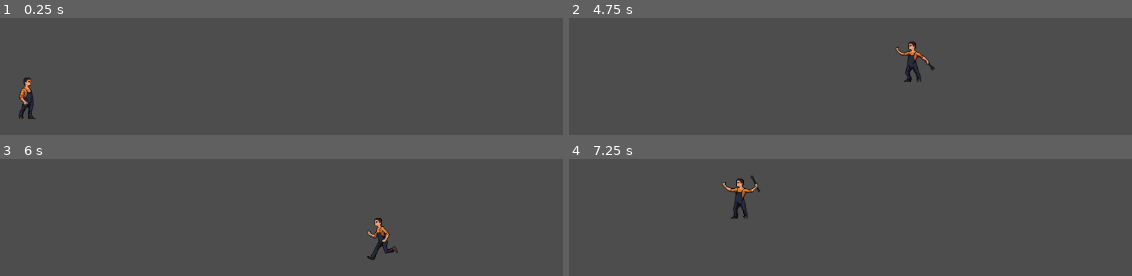
Above: before the commit, frames 1-4 (two rows, left to right).
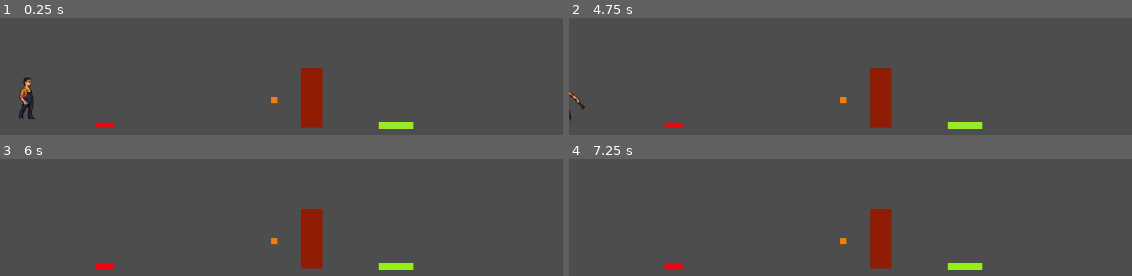
Above: after the commit, the same moments.

Repository: SamarthGuptha/echoarchitect
Game: Godot game, scene res://main.tscn
Same seed, same stepped clock (60 frames per second), same inputs: the game is played once before the commit and once after it.
Inputs:
- Up to frame 1 (0.25 s): no input
- Up to frame 2 (4.75 s): tap Enter at 0.5 s; hold D (move_right) 0.53-2.03 s; tap R (record) every 0.75 s from 0.6 to 4.35 s; tap Space (jump) at 0.77, 1.52, 3.02, 3.77, 4.52 s; hold A (move_left) 2.03-2.78 s; hold D (move_right) 2.78-4.28 s; hold A (move_left) from 4.28 s (still down)
- Up to frame 3 (6 s): release A (move_left) at 5.03 s; hold D (move_right) 5.03-5.78 s; tap R (record) at 5.1, 5.85 s; hold A (move_left) from 5.78 s (still down)
- Up to frame 4 (7.25 s): keep holding A (move_left); tap Space (jump) at 6.02, 6.77 s; tap R (record) at 6.6 s

The runs differ from the first frame. In frame 1, 2.6% of the frame differs, in the area x 16-74%, y 42-95%; in frame 2, 3.5%, in the area x 0-74%, y 20-95%; in frame 3, 3.3%; in frame 4, 3.4%.

Commit message:
stuff

Diff:
--- /dev/null
+++ b/Artifact.tscn
@@ -0,0 +1,19 @@
+[gd_scene load_steps=3 format=3 uid="uid://bgun2m5tv0ju1"]
+
+[ext_resource type="Script" path="res://artifact.gd" id="1_ic5wp"]
+
+[sub_resource type="CircleShape2D" id="CircleShape2D_va735"]
+radius = 7.0
+
+[node name="Area2D" type="Area2D"]
+script = ExtResource("1_ic5wp")
+
+[node name="ColorRect" type="ColorRect" parent="."]
+offset_left = -5.0
+offset_top = -5.0
+offset_right = 4.0
+offset_bottom = 4.0
+color = Color(0.95063, 0.495091, 0, 1)
+
+[node name="CollisionShape2D" type="CollisionShape2D" parent="."]
+shape = SubResource("CircleShape2D_va735")
--- /dev/null
+++ b/Door.tscn
@@ -0,0 +1,20 @@
+[gd_scene load_steps=3 format=3 uid="uid://vis2o8lfc2qm"]
+
+[ext_resource type="Script" path="res://door.gd" id="1_anpsf"]
+
+[sub_resource type="RectangleShape2D" id="RectangleShape2D_si45t"]
+size = Vector2(32, 89)
+
+[node name="StaticBody2D" type="StaticBody2D"]
+script = ExtResource("1_anpsf")
+
+[node name="CollisionShape2D" type="CollisionShape2D" parent="."]
+position = Vector2(-2, -0.5)
+shape = SubResource("RectangleShape2D_si45t")
+
+[node name="ColorRect" type="ColorRect" parent="."]
+offset_left = -17.0
+offset_top = -44.0
+offset_right = 14.0
+offset_bottom = 42.0
+color = Color(0.560784, 0.113725, 0.0156863, 1)
--- /dev/null
+++ b/Pedestal.tscn
@@ -0,0 +1,19 @@
+[gd_scene load_steps=3 format=3 uid="uid://sww8xlx1bed2"]
+
+[ext_resource type="Script" path="res://pedestal.gd" id="1_0cif4"]
+
+[sub_resource type="RectangleShape2D" id="RectangleShape2D_agb66"]
+size = Vector2(50, 10)
+
+[node name="Area2D" type="Area2D"]
+script = ExtResource("1_0cif4")
+
+[node name="ColorRect" type="ColorRect" parent="."]
+offset_left = -25.0
+offset_top = -5.0
+offset_right = 25.0
+offset_bottom = 5.0
+color = Color(0.592157, 0.929412, 0.117647, 1)
+
+[node name="CollisionShape2D" type="CollisionShape2D" parent="."]
+shape = SubResource("RectangleShape2D_agb66")
--- /dev/null
+++ b/PressurePlate.tscn
@@ -0,0 +1,22 @@
+[gd_scene load_steps=3 format=3 uid="uid://bhg6d756dnhjy"]
+
+[ext_resource type="Script" path="res://pressureplate.gd" id="1_gxmoc"]
+
+[sub_resource type="RectangleShape2D" id="RectangleShape2D_sjcp8"]
+size = Vector2(23.6364, 7.27273)
+
+[node name="Area2D" type="Area2D"]
+collision_mask = 3
+script = ExtResource("1_gxmoc")
+
+[node name="ColorRect" type="ColorRect" parent="."]
+offset_left = -13.0
+offset_top = -4.0
+offset_right = 13.0
+offset_bottom = 4.0
+color = Color(0.984314, 0, 0.0352941, 0.87451)
+
+[node name="CollisionShape2D" type="CollisionShape2D" parent="."]
+position = Vector2(5.06639e-07, 0)
+scale = Vector2(1.1, 1.1)
+shape = SubResource("RectangleShape2D_sjcp8")
--- /dev/null
+++ b/artifact.gd
@@ -0,0 +1,13 @@
+class_name Artifact
+extends Area2D
+
+signal collected(artifact_node)
+
+func _ready():
+	body_entered.connect(_on_body_entered)
+func _on_body_entered(body):
+	if body is Player:
+		emit_signal("collected", self)
+		print("Artifact Collected!")
+
+		$CollisionShape2D.call_deferred("set_disabled", true)
--- /dev/null
+++ b/door.gd
@@ -0,0 +1,19 @@
+class_name Door
+extends StaticBody2D
+
+@onready var collision_shape = $CollisionShape2D
+@onready var visual = $ColorRect
+
+var is_open = false
+func open_door():
+	if not is_open:
+		is_open = true
+		collision_shape.disabled = true
+		visual.color = Color(1, 1, 1, 0.5)
+		print("Door open")
+func close_door():
+	if is_open:
+		is_open = false
+		collision_shape.disabled = false
+		visual.color = Color(1,1,1,1)
+		print('Door Closed')
--- a/echo.tscn
+++ b/echo.tscn
@@ -176,7 +176,6 @@
 
 [node name="Echo" type="AnimatableBody2D"]
 collision_layer = 2
-collision_mask = 0
 script = ExtResource("1_rgier")
 
 [node name="AnimatedSprite2D" type="AnimatedSprite2D" parent="."]
--- a/main.gd
+++ b/main.gd
@@ -1,33 +1,40 @@
 # Main.gd
 # Attached to the Main scene's root node.
-# Handles the spawning of Echoes and connecting signals.
+# Handles echo spawning and connecting puzzle elements.
 
 extends Node2D
 
-# Preload the Echo scene so we can instance it.
 var echo_scene = preload("res://Echo.tscn")
 
-# Keep a reference to the player node
-@onready var player = $Player
+@export var player: Player
+@export var pressure_plate: PressurePlate
+@export var door: Door
+@export var artifact: Artifact
 
 func _ready():
-	# Connect the player's spawn signal to our spawning function.
-	# We use .connect() instead of the editor to ensure it's always set up.
+	# Connect player signals
 	player.spawn_echo.connect(on_player_spawn_echo)
+
+	# --- Phase 3: Connect all the puzzle pieces together ---
+	if pressure_plate and door:
+		pressure_plate.activated.connect(door.open_door)
+		pressure_plate.deactivated.connect(door.close_door)
+
+	if artifact and player:
+		artifact.collected.connect(player._on_artifact_collected)
+	# ------------------------------------------------------
 
 
 func on_player_spawn_echo(playback_data: Array):
-	print("Main scene received spawn_echo signal.")
+	var echo_instance = echo_scene.instantiate()
+	add_child(echo_instance)
+	echo_instance.tree_exited.connect(player._on_echo_destroyed)
+	echo_instance.start_playback(playback_data)
 
-	var echo_instance = echo_scene.instantiate()
 
-	# Add the new echo to the scene.
-	add_child(echo_instance)
+func _on_pressure_plate_activated() -> void:
+	pass # Replace with function body.
 
-	# Connect the echo's destruction to the player's recharge function.
-	# The 'tree_exited' signal is emitted automatically when a node is removed
-	# from the scene tree (e.g., by queue_free()).
-	echo_instance.tree_exited.connect(player._on_echo_destroyed)
 
-	# Start the echo's playback.
-	echo_instance.start_playback(playback_data)
+func _on_pressure_plate_deactivated() -> void:
+	pass # Replace with function body.
--- a/main.tscn
+++ b/main.tscn
@@ -1,13 +1,21 @@
-[gd_scene load_steps=4 format=3 uid="uid://cui1rlpa7d1ih"]
+[gd_scene load_steps=8 format=3 uid="uid://cui1rlpa7d1ih"]
 
 [ext_resource type="PackedScene" uid="uid://bi2roojducmx1" path="res://player.tscn" id="1_dqjbh"]
 [ext_resource type="Script" path="res://main.gd" id="1_w0s4k"]
+[ext_resource type="PackedScene" uid="uid://bhg6d756dnhjy" path="res://PressurePlate.tscn" id="2_ag8r6"]
+[ext_resource type="PackedScene" uid="uid://vis2o8lfc2qm" path="res://Door.tscn" id="3_8c6yt"]
+[ext_resource type="PackedScene" uid="uid://sww8xlx1bed2" path="res://Pedestal.tscn" id="4_b0iw1"]
+[ext_resource type="PackedScene" uid="uid://bgun2m5tv0ju1" path="res://Artifact.tscn" id="5_r8mjt"]
 
 [sub_resource type="RectangleShape2D" id="RectangleShape2D_wfnes"]
 size = Vector2(1135, 34)
 
-[node name="Node2D" type="Node2D"]
+[node name="Node2D" type="Node2D" node_paths=PackedStringArray("player", "pressure_plate", "door", "artifact")]
 script = ExtResource("1_w0s4k")
+player = NodePath("Player")
+pressure_plate = NodePath("PressurePlate")
+door = NodePath("Door")
+artifact = NodePath("Artifact")
 
 [node name="StaticBody2D" type="StaticBody2D" parent="."]
 collision_layer = 2
@@ -20,6 +28,20 @@
 
 [node name="Player" parent="." instance=ExtResource("1_dqjbh")]
 position = Vector2(-525, 248)
-collision_mask = 2
+
+[node name="PressurePlate" parent="." instance=ExtResource("2_ag8r6")]
+position = Vector2(-425, 277)
+collision_layer = 0
+
+[node name="Door" parent="." instance=ExtResource("3_8c6yt")]
+position = Vector2(-125, 238)
+
+[node name="Area2D2" parent="." instance=ExtResource("4_b0iw1")]
+position = Vector2(-5, 277)
+
+[node name="Artifact" parent="." instance=ExtResource("5_r8mjt")]
+position = Vector2(-180, 241)
 
 [connection signal="spawn_echo" from="Player" to="." method="_on_player_spawn_echo"]
+[connection signal="activated" from="PressurePlate" to="." method="_on_pressure_plate_activated"]
+[connection signal="deactivated" from="PressurePlate" to="." method="_on_pressure_plate_deactivated"]
--- /dev/null
+++ b/pedestal.gd
@@ -0,0 +1,9 @@
+class_name Pedestal
+extends Area2D
+
+func _ready():
+	body_entered.connect(_on_body_entered)
+func _on_body_entered(body):
+	if body is Player and body.has_artifact:
+		print("Level Complete.")
+		get_tree().reload_current_scene()
--- a/player.gd
+++ b/player.gd
@@ -1,30 +1,24 @@
-# Player.gd
-# Attached to the Player CharacterBody2D node.
-# Handles movement, recording, and initiating playback.
-
 class_name Player
 extends CharacterBody2D
-
-# A signal to tell the main scene to spawn an echo.
-# We pass the recorded data along with the signal.
 signal spawn_echo(playback_data)
 
-# Player movement parameters
 const SPEED = 250.0
 const JUMP_VELOCITY = -350.0
-
-# Get gravity from the project settings
 var gravity = ProjectSettings.get_setting("physics/2d/default_gravity")
-
-# Node references
 @onready var animated_sprite = $AnimatedSprite2D
-
-# Recording variables
 var recording_data = []
 var is_recording = false
 
+# --- Phase 2: Echo Charges ---
 const MAX_ECHO_CHARGES = 3
 var echo_charges = MAX_ECHO_CHARGES
+# -----------------------------
+
+# --- Phase 3: Artifact State ---
+var has_artifact = false
+var carried_artifact = null
+# -------------------------------
+
 
 func _physics_process(delta):
 	# Add the gravity.
@@ -51,13 +45,17 @@
 		if not recording_data.is_empty() and echo_charges > 0:
 			echo_charges -= 1
 			print("Echo spawned. Charges remaining: ", echo_charges)
-			# Emit a DUPLICATE of the data so we can safely clear the original.
 			emit_signal("spawn_echo", recording_data.duplicate())
 		elif echo_charges <= 0:
 			print("Out of Echo Charges!")
 
+	move_and_slide()
 
-	move_and_slide()
+	# --- Phase 3: Make artifact follow player ---
+	if has_artifact and carried_artifact:
+		# Position the artifact slightly above the player's head.
+		carried_artifact.global_position = global_position + Vector2(0, -40)
+	# --------------------------------------------
 
 
 func handle_recording():
@@ -65,16 +63,14 @@
 		is_recording = not is_recording
 
 		if is_recording:
-
 			recording_data.clear()
 			print("Recording started...")
 		else:
-
 			print("Recording stopped. Frames recorded: ", recording_data.size())
-
 
 	if is_recording:
 		record_current_frame()
+
 
 func record_current_frame():
 	var frame_data = {
@@ -99,7 +95,16 @@
 		else:
 			animated_sprite.play("idle")
 
+
 func _on_echo_destroyed():
 	if echo_charges < MAX_ECHO_CHARGES:
 		echo_charges += 1
 		print("Echo destroyed. Charge restored. Charges: ", echo_charges)
+
+# --- Phase 3: Function to handle picking up an artifact ---
+func _on_artifact_collected(artifact_node):
+	has_artifact = true
+	carried_artifact = artifact_node
+	# We don't make it a child, we just control its position manually.
+	# This prevents it from interfering with player physics.
+# ------------------------------------------------------------
--- a/player.tscn
+++ b/player.tscn
@@ -176,6 +176,7 @@
 
 [node name="Player" type="CharacterBody2D"]
 z_index = 10
+collision_mask = 2
 script = ExtResource("1_ys4d1")
 
 [node name="AnimatedSprite2D" type="AnimatedSprite2D" parent="."]
--- /dev/null
+++ b/pressureplate.gd
@@ -0,0 +1,52 @@
+# PressurePlate.gd
+# Attached to the PressurePlate Area2D scene.
+# Detects bodies entering/leaving and emits signals when its state changes.
+
+class_name PressurePlate
+extends Area2D
+
+# Signal emitted when the first body enters.
+signal activated
+# Signal emitted when the last body leaves.
+signal deactivated
+
+@onready var visual = $ColorRect
+
+# A list to keep track of all bodies currently on the plate.
+var bodies_on_plate = []
+
+func _ready():
+	# Connect the Area2D's built-in signals to our functions.
+	body_entered.connect(_on_body_entered)
+	body_exited.connect(_on_body_exited)
+
+	# Set the monitoring properties. We want this area to detect
+	# both the player and the solid echoes.
+	monitoring = true
+	monitorable = false
+
+
+func _on_body_entered(body):
+	# ADD THIS LINE FOR DEBUGGING:
+	print("Pressure plate detected something: ", body.name)
+
+	# Make sure we don't add the same body twice.
+	if not body in bodies_on_plate:
+		# If this is the VERY FIRST body to step on, emit the activated signal.
+		if bodies_on_plate.is_empty():
+			emit_signal("activated")
+			visual.color = Color.GREEN # Visual feedback
+			print("Pressure Plate Activated!")
+
+		bodies_on_plate.append(body)
+
+
+func _on_body_exited(body):
+	if body in bodies_on_plate:
+		bodies_on_plate.erase(body)
+
+		# If that was the VERY LAST body, emit the deactivated signal.
+		if bodies_on_plate.is_empty():
+			emit_signal("deactivated")
+			visual.color = Color.RED # Visual feedback
+			print("Pressure Plate Deactivated.")
